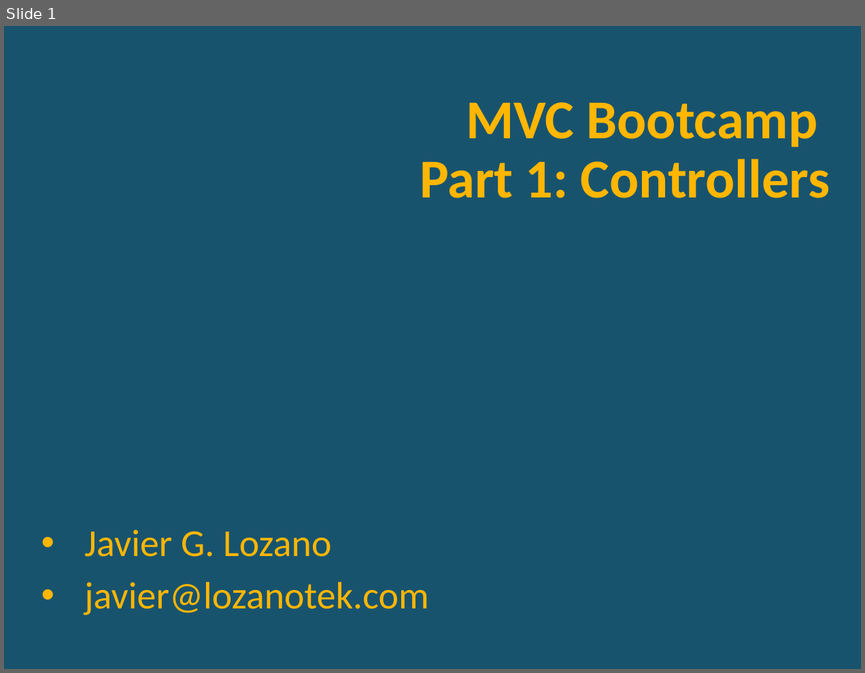
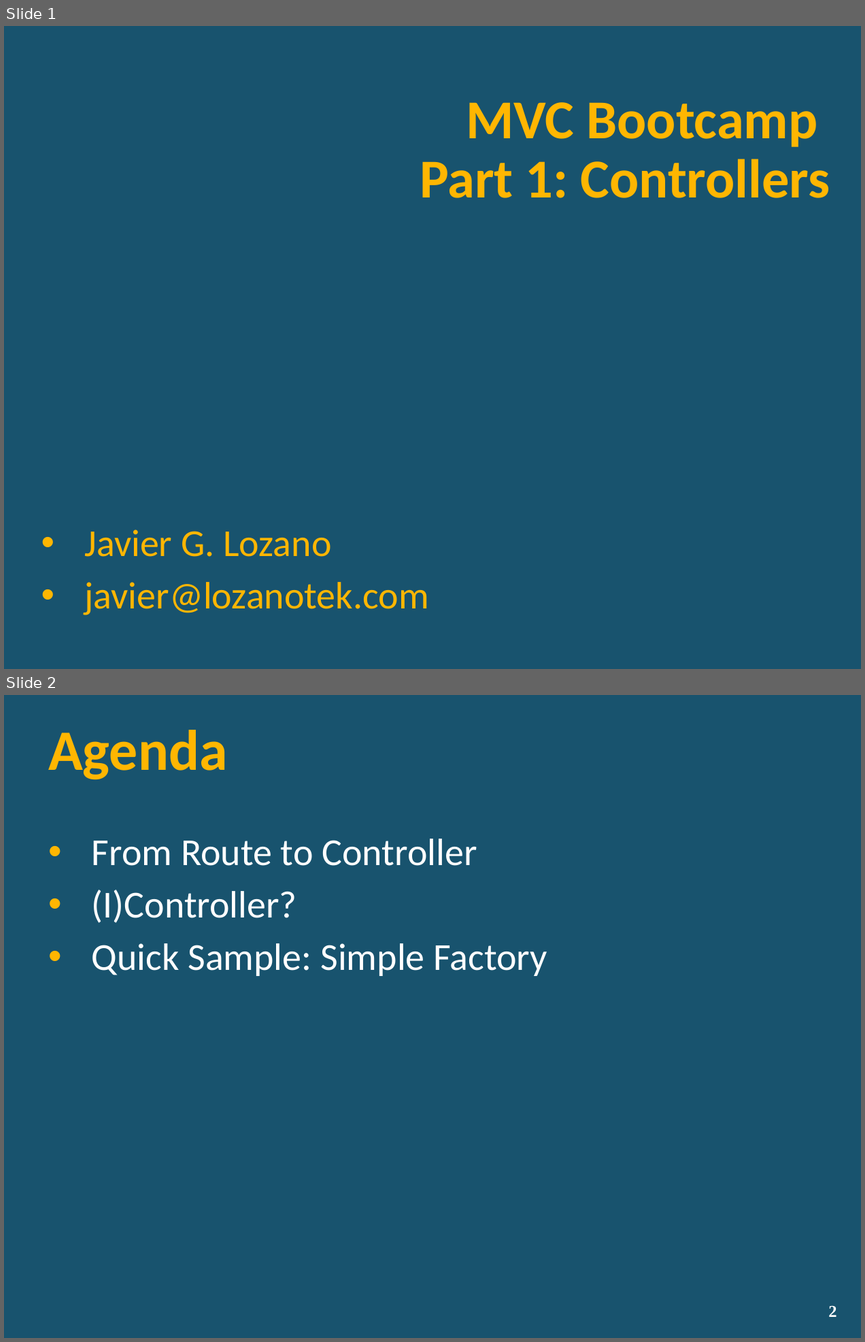
Before and after one commit to lozanotek/MVCBootcamp, a slide deck: slides/part1_controllers.pptx. Shown one above the other, each under a label of ours: slide 1 before the commit, slides 1 and 2 after it. The pictures are 865x673 and 865x1342 pixels, drawn with LibreOffice and Linux fonts; fonts in the diff are those of the drawing; background and template pictures are left out. Boxes give left, top, right and bottom in pixels: in the first picture for what was removed or moved away, otherwise in the second. Text is boxed around its words. In the diff, an @@ line names an element or a change of style, - is before the commit and + after.

Commit message:
Finished part 1.2 - controllers

```diff
--- a/slides/part1_controllers.pptx
+++ b/slides/part1_controllers.pptx
@@ slide 2 added at (x1=4, y1=695, x2=861, y2=1338), background picture (left out) @@
@@ title added at (x1=48, y1=730, x2=227, y2=780), 48 pt, text #FFB601, bold @@
+Agenda
@@ text added at (x1=92, y1=838, x2=547, y2=976), 32 pt, text #FFFFFF @@
+• From Route to Controller
+• (I)Controller?
+• Quick Sample: Simple Factory
@@ page number added at (x1=828, y1=1305, x2=836, y2=1317), 14 pt, text #FFFFFF, bold @@
+2
```
Also in this commit, not shown: 8 other slides added, 2 slides removed.
